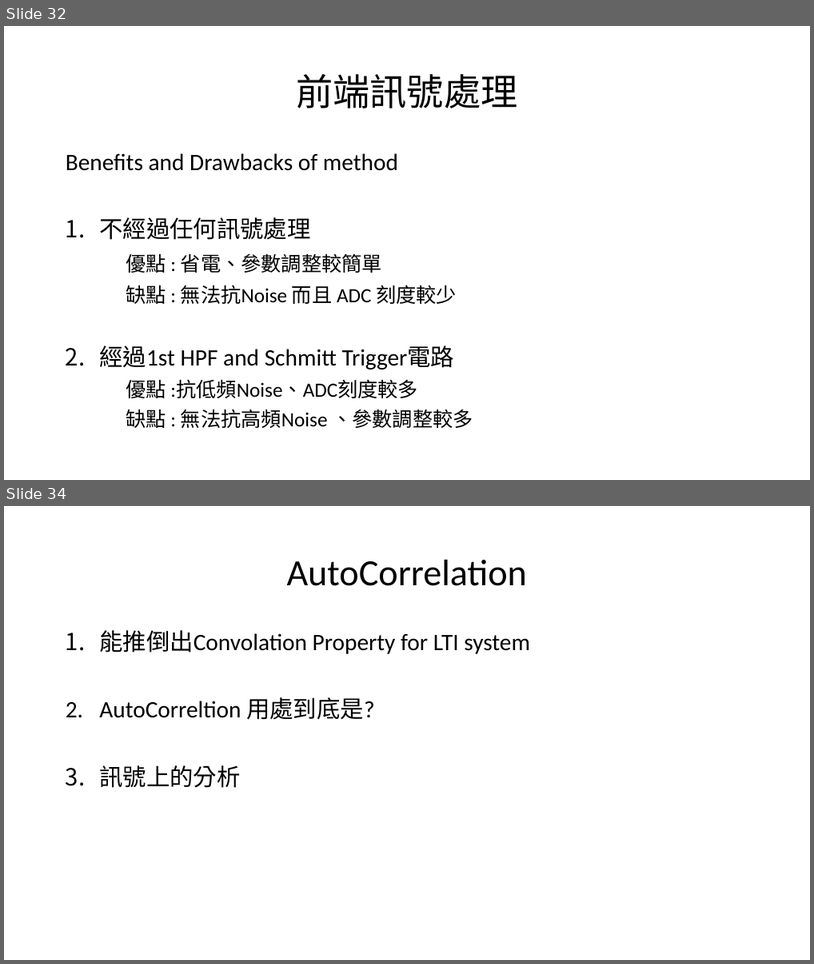
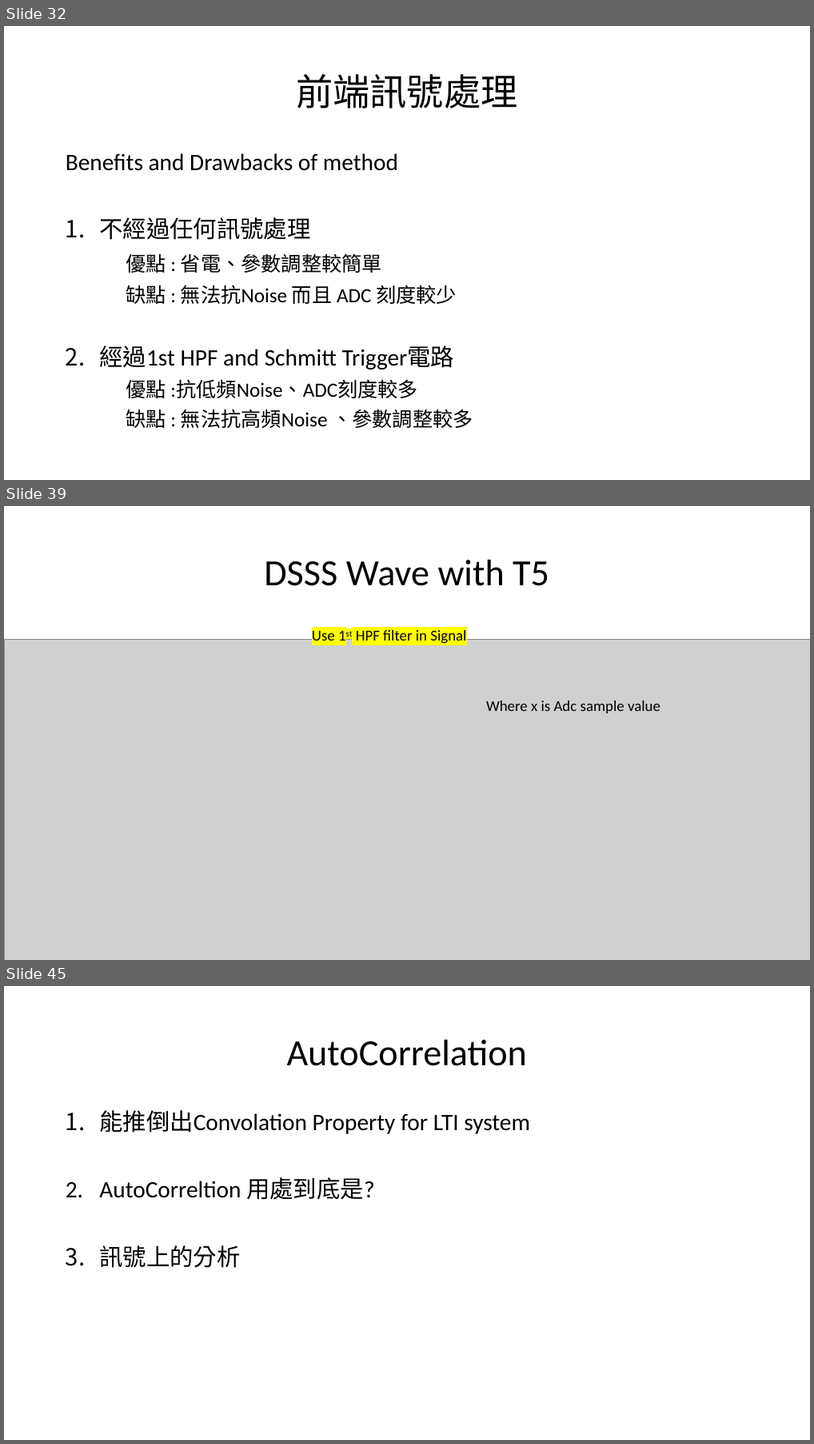
Before and after one commit to a0910281835/Summrary_PDF, a slide deck: Project_Summary_pdf/Project_Summary.pptx. Shown one above the other, each under a label of ours: slides 32 and 34 before the commit, slides 32, 39 and 45 after it; the slides between them are not shown. The pictures are 814x964 and 814x1444 pixels, drawn with LibreOffice and Linux fonts; fonts in the diff are those of the drawing; grey boxes stand for pictures. Boxes give left, top, right and bottom in pixels: in the first picture for what was removed or moved away, otherwise in the second. Text is boxed around its words. In the diff, an @@ line names an element or a change of style, - is before the commit and + after.

```diff
--- a/Project_Summary_pdf/Project_Summary.pptx
+++ b/Project_Summary_pdf/Project_Summary.pptx
@@ slide 39 added at <box>4,506,810,960</box>, background #FFFFFF @@
@@ title added at <box>264,560,550,586</box>, 44 pt, text #000000 @@
+DSSS Wave with T5
@@ picture added at <box>4,639,810,960</box> @@
@@ text added at <box>312,630,466,644</box>, 18 pt, text #000000 @@
+Use 1st HPF filter in Signal
@@ picture added at <box>317,689,470,708</box> @@
@@ text added at <box>486,700,661,713</box>, 18 pt, text #000000 @@
+Where x is Adc sample value
@@ what was slide 34 is now slide 45 @@
```
Also in this commit, not shown: 3 slides changed, 10 other slides added.
